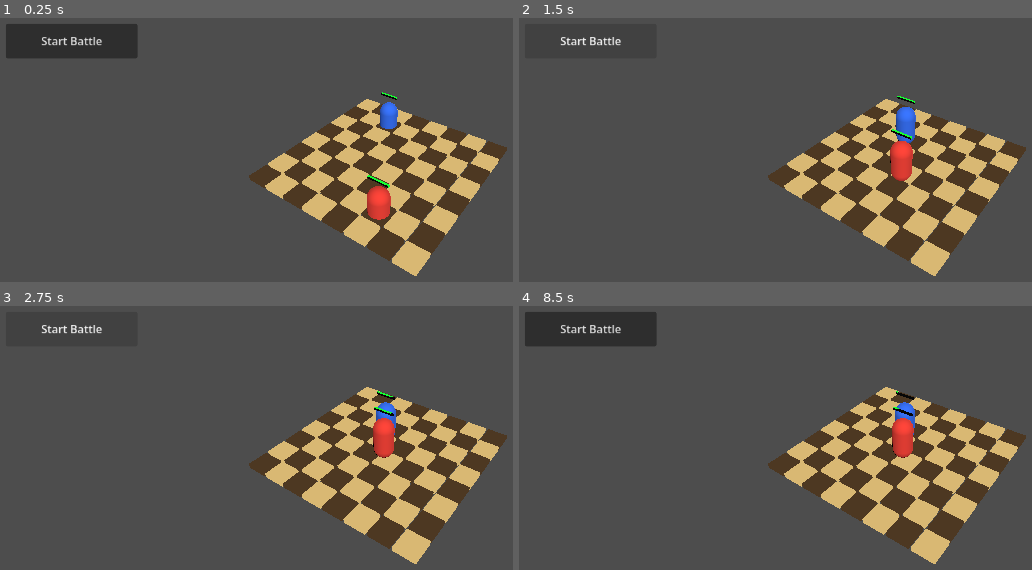
Above: before the commit, frames 1-4 (two rows, left to right).
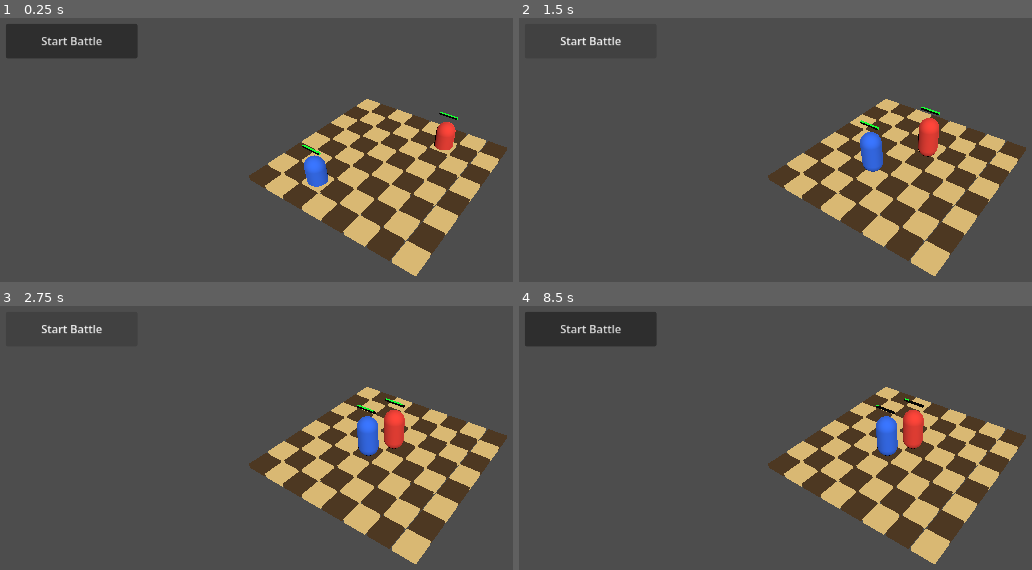
Above: after the commit, the same moments.

Repository: janmgryka-bit/warmarket
Game: Godot game, scene res://scenes/Main.tscn
The game is run twice, just before and just after one commit, with the same random seed, the same clock (stepped at 60 frames per second) and the same inputs.
Inputs (mouse positions are in pixels of both pictures, inside the frame that each line leads up to):
- Up to frame 1 (0.25 s): no input
- Up to frame 2 (1.5 s): click "Start Battle" at 0.5 s; click "Start Battle" at 1.25 s
- Up to frame 3 (2.75 s): click "Start Battle" at 2 s
- Up to frame 4 (8.5 s): tap Enter at 2.75, 4.25, 5.75 s; move the mouse to (outside the picture) at 2.77 s; click (outside the picture) at 2.92 s; tap Space at 3.5, 5, 6.5 s; move the mouse to (744, 538) at 3.52 s; click (744, 538) at 3.67 s; move the mouse to (985, 416) at 4.27 s; click (985, 416) at 4.42 s; move the mouse to (outside the picture) at 5.02 s; click (outside the picture) at 5.17 s; move the mouse to (outside the picture) at 5.77 s; click (outside the picture) at 5.92 s; move the mouse to (662, 448) at 6.52 s; click (662, 448) at 6.67 s; move the mouse to (944, 514) at 7.27 s; click (944, 514) at 7.42 s; move the mouse to (785, 403) at 8.02 s; click (785, 403) at 8.17 s

The runs differ from the first frame. In frame 1, 1.8% of the frame differs, in the area x 58-90%, y 28-77%; in frame 2, 2.2%, in the area x 66-83%, y 29-62%; in frame 3, 1.5%; in frame 4, 1.5%.

Commit message:
Fix player and enemy board sides

Diff:
--- a/godot_project/war-market/scripts/game.gd
+++ b/godot_project/war-market/scripts/game.gd
@@ -44,7 +44,7 @@
 	roman.attack_cooldown = 1.0
 	roman.move_speed = 2.0
 	units_container.add_child(roman)
-	roman.global_position = board.get_spawn_position(Vector2i(2, 1))
+	roman.global_position = board.get_spawn_position(Vector2i(2, 6))
 
 	var viking = unit_scene.instantiate()
 	viking.name = "VikingBerserker"
@@ -55,7 +55,7 @@
 	viking.attack_cooldown = 1.1
 	viking.move_speed = 2.3
 	units_container.add_child(viking)
-	viking.global_position = board.get_spawn_position(Vector2i(5, 6))
+	viking.global_position = board.get_spawn_position(Vector2i(5, 1))
 
 func _on_board_tile_clicked(grid_pos: Vector2i) -> void:
 	if battle_started:
@@ -66,7 +66,7 @@
 		print("Cannot move unit after round ended")
 		return
 
-	if grid_pos.y > 3:
+	if grid_pos.y < 4:
 		print("Enemy half - cannot place there")
 		return
 
